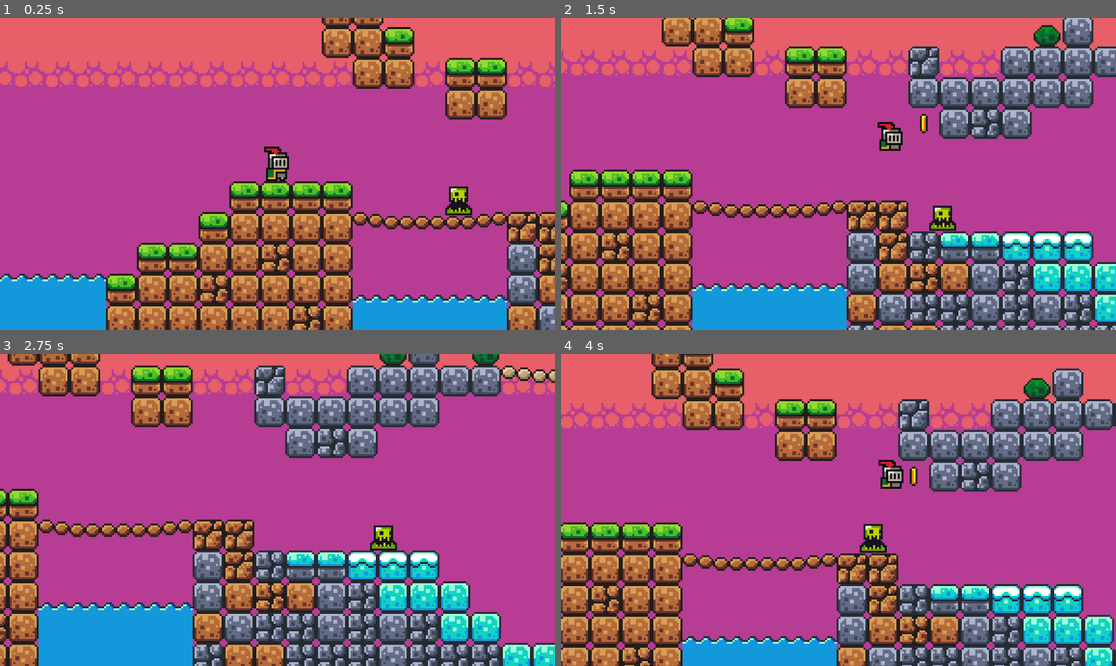
Above: before the commit, frames 1-4 (two rows, left to right).
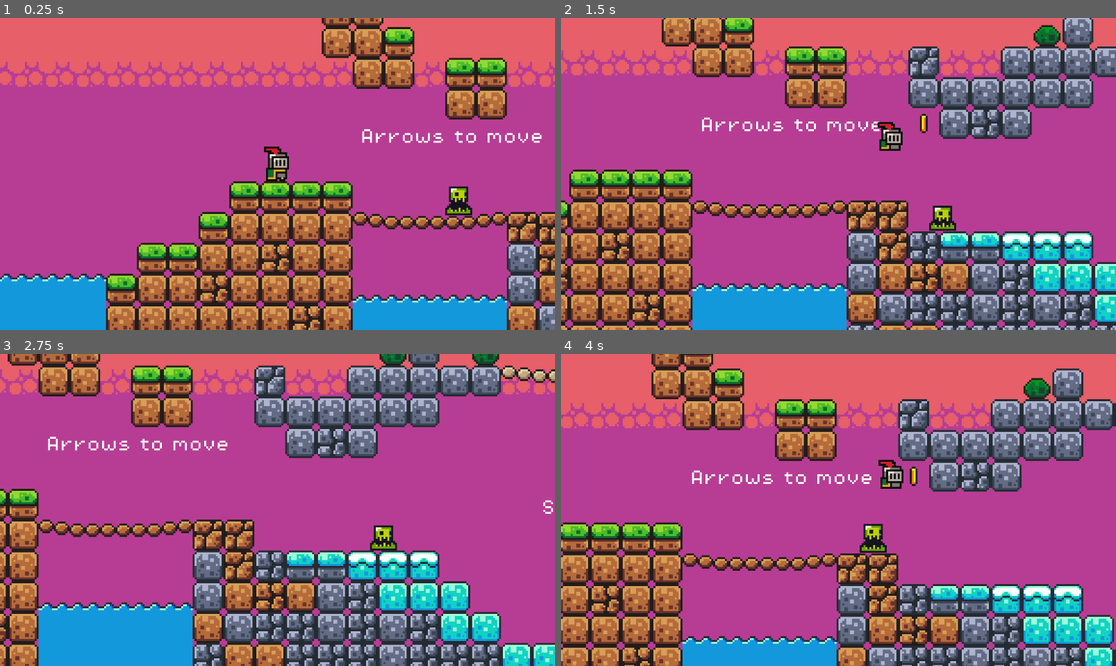
Above: after the commit, the same moments.

Repository: tygamvrelis/FirstGameGodot
Game: Godot game, scene res://scenes/game.tscn
The game is run twice, just before and just after one commit, with the same random seed, the same clock (stepped at 60 frames per second) and the same inputs.
Inputs:
- Up to frame 1 (0.25 s): no input
- Up to frame 2 (1.5 s): hold Right (move_right) from 0.53 s (still down); tap Space (jump) at 0.6, 0.77, 1.07, 1.35 s
- Up to frame 3 (2.75 s): tap Space (jump) at 1.52, 1.82, 2.1 s; release Right (move_right) at 2.03 s; hold Left (move_left) from 2.03 s (still down)
- Up to frame 4 (4 s): release Left (move_left) at 2.78 s; hold Right (move_right) from 2.78 s (still down); tap Space (jump) at 2.85, 3.02, 3.32, 3.6, 3.77 s

The runs differ from the first frame. In frame 1, 0.4% of the frame differs, in the area x 65-98%, y 35-41%; in frame 2, 0.4%; in frame 3, 0.4%, in the area x 8-100%, y 26-52%; in frame 4, 0.4%.

Commit message:
Finishing touches

Diff:
--- /dev/null
+++ b/default_bus_layout.tres
@@ -0,0 +1,15 @@
+[gd_resource type="AudioBusLayout" format=3 uid="uid://c0dtgwsndppcy"]
+
+[resource]
+bus/1/name = &"Music"
+bus/1/solo = false
+bus/1/mute = false
+bus/1/bypass_fx = false
+bus/1/volume_db = -10.0692
+bus/1/send = &"Master"
+bus/2/name = &"SFX"
+bus/2/solo = false
+bus/2/mute = false
+bus/2/bypass_fx = false
+bus/2/volume_db = -4.76812
+bus/2/send = &"Master"
--- a/project.godot
+++ b/project.godot
@@ -14,6 +14,10 @@
 run/main_scene="res://scenes/game.tscn"
 config/features=PackedStringArray("4.2", "Forward Plus")
 config/icon="res://icon.svg"
+
+[autoload]
+
+Music="*res://scenes/music.tscn"
 
 [input]
 
--- a/scenes/coin.tscn
+++ b/scenes/coin.tscn
@@ -1,7 +1,8 @@
-[gd_scene load_steps=17 format=3 uid="uid://te4p4a3qohtt"]
+[gd_scene load_steps=21 format=3 uid="uid://te4p4a3qohtt"]
 
 [ext_resource type="Script" path="res://scripts/coin.gd" id="1_hjqoc"]
 [ext_resource type="Texture2D" uid="uid://ccwk3lxx4bofm" path="res://assets/sprites/coin.png" id="1_xgxps"]
+[ext_resource type="AudioStream" uid="uid://d4lqs8d6wf6pt" path="res://assets/sounds/coin.wav" id="3_c88d0"]
 
 [sub_resource type="AtlasTexture" id="AtlasTexture_hkuc0"]
 atlas = ExtResource("1_xgxps")
@@ -98,6 +99,104 @@
 [sub_resource type="CircleShape2D" id="CircleShape2D_m7pif"]
 radius = 5.0
 
+[sub_resource type="Animation" id="Animation_4roax"]
+resource_name = "pickup"
+tracks/0/type = "value"
+tracks/0/imported = false
+tracks/0/enabled = true
+tracks/0/path = NodePath("AnimatedSprite2D:visible")
+tracks/0/interp = 1
+tracks/0/loop_wrap = true
+tracks/0/keys = {
+"times": PackedFloat32Array(0),
+"transitions": PackedFloat32Array(1),
+"update": 1,
+"values": [false]
+}
+tracks/1/type = "value"
+tracks/1/imported = false
+tracks/1/enabled = true
+tracks/1/path = NodePath("CollisionShape2D:disabled")
+tracks/1/interp = 1
+tracks/1/loop_wrap = true
+tracks/1/keys = {
+"times": PackedFloat32Array(0),
+"transitions": PackedFloat32Array(1),
+"update": 1,
+"values": [true]
+}
+tracks/2/type = "value"
+tracks/2/imported = false
+tracks/2/enabled = true
+tracks/2/path = NodePath("PickupSound:playing")
+tracks/2/interp = 1
+tracks/2/loop_wrap = true
+tracks/2/keys = {
+"times": PackedFloat32Array(0),
+"transitions": PackedFloat32Array(1),
+"update": 1,
+"values": [true]
+}
+tracks/3/type = "method"
+tracks/3/imported = false
+tracks/3/enabled = true
+tracks/3/path = NodePath(".")
+tracks/3/interp = 1
+tracks/3/loop_wrap = true
+tracks/3/keys = {
+"times": PackedFloat32Array(1),
+"transitions": PackedFloat32Array(1),
+"values": [{
+"args": [],
+"method": &"queue_free"
+}]
+}
+
+[sub_resource type="Animation" id="Animation_ud76n"]
+length = 0.001
+tracks/0/type = "value"
+tracks/0/imported = false
+tracks/0/enabled = true
+tracks/0/path = NodePath("AnimatedSprite2D:visible")
+tracks/0/interp = 1
+tracks/0/loop_wrap = true
+tracks/0/keys = {
+"times": PackedFloat32Array(0),
+"transitions": PackedFloat32Array(1),
+"update": 1,
+"values": [true]
+}
+tracks/1/type = "value"
+tracks/1/imported = false
+tracks/1/enabled = true
+tracks/1/path = NodePath("CollisionShape2D:disabled")
+tracks/1/interp = 1
+tracks/1/loop_wrap = true
+tracks/1/keys = {
+"times": PackedFloat32Array(0),
+"transitions": PackedFloat32Array(1),
+"update": 1,
+"values": [false]
+}
+tracks/2/type = "value"
+tracks/2/imported = false
+tracks/2/enabled = true
+tracks/2/path = NodePath("PickupSound:playing")
+tracks/2/interp = 1
+tracks/2/loop_wrap = true
+tracks/2/keys = {
+"times": PackedFloat32Array(0),
+"transitions": PackedFloat32Array(1),
+"update": 1,
+"values": [false]
+}
+
+[sub_resource type="AnimationLibrary" id="AnimationLibrary_npjmo"]
+_data = {
+"RESET": SubResource("Animation_ud76n"),
+"pickup": SubResource("Animation_4roax")
+}
+
 [node name="Coin" type="Area2D"]
 collision_mask = 2
 script = ExtResource("1_hjqoc")
@@ -109,4 +208,13 @@
 [node name="CollisionShape2D" type="CollisionShape2D" parent="."]
 shape = SubResource("CircleShape2D_m7pif")
 
+[node name="PickupSound" type="AudioStreamPlayer2D" parent="."]
+stream = ExtResource("3_c88d0")
+bus = &"SFX"
+
+[node name="AnimationPlayer" type="AnimationPlayer" parent="."]
+libraries = {
+"": SubResource("AnimationLibrary_npjmo")
+}
+
 [connection signal="body_entered" from="." to="." method="_on_body_entered"]
--- a/scenes/game.tscn
+++ b/scenes/game.tscn
@@ -1,11 +1,14 @@
-[gd_scene load_steps=13 format=3 uid="uid://cwa67ndutki4k"]
-
+[gd_scene load_steps=16 format=3 uid="uid://cwa67ndutki4k"]
+
+[ext_resource type="Script" path="res://scripts/game_manager.gd" id="1_0iusq"]
 [ext_resource type="PackedScene" uid="uid://bl0qjupfi3nv6" path="res://scenes/player.tscn" id="1_fwjk4"]
 [ext_resource type="Texture2D" uid="uid://coy260rotbify" path="res://assets/sprites/world_tileset.png" id="2_6mj01"]
 [ext_resource type="PackedScene" uid="uid://blgrdxyi2b8y5" path="res://scenes/platform.tscn" id="2_u6dcp"]
 [ext_resource type="PackedScene" uid="uid://te4p4a3qohtt" path="res://scenes/coin.tscn" id="4_aoog8"]
 [ext_resource type="PackedScene" uid="uid://b2kteoojxmrh0" path="res://scenes/killzone.tscn" id="5_433sw"]
 [ext_resource type="PackedScene" uid="uid://dyct6a6ml8cjs" path="res://scenes/slime.tscn" id="6_b7oqm"]
+[ext_resource type="FontFile" uid="uid://bnbpeqyy3iahr" path="res://assets/fonts/PixelOperator8.ttf" id="7_6m8fj"]
+[ext_resource type="FontFile" uid="uid://halhp3ap5r12" path="res://assets/fonts/PixelOperator8-Bold.ttf" id="9_jmj8o"]
 
 [sub_resource type="TileSetAtlasSource" id="TileSetAtlasSource_oighm"]
 texture = ExtResource("2_6mj01")
@@ -453,6 +456,25 @@
 
 [node name="Game" type="Node2D"]
 
+[node name="GameManager" type="Node" parent="."]
+unique_name_in_owner = true
+script = ExtResource("1_0iusq")
+
+[node name="ScoreLabel" type="Label" parent="GameManager"]
+offset_left = -312.0
+offset_top = -196.0
+offset_right = -248.0
+offset_bottom = -173.0
+theme_override_colors/font_color = Color(1, 1, 1, 1)
+theme_override_colors/font_outline_color = Color(0, 0, 0, 1)
+theme_override_constants/outline_size = 4
+theme_override_fonts/font = ExtResource("9_jmj8o")
+theme_override_font_sizes/font_size = 8
+text = "GOT X COINS"
+horizontal_alignment = 1
+vertical_alignment = 1
+autowrap_mode = 2
+
 [node name="TileMap" type="TileMap" parent="."]
 tile_set = SubResource("TileSet_8ni8t")
 format = 2
@@ -538,3 +560,23 @@
 
 [node name="Slime" parent="Enemies" instance=ExtResource("6_b7oqm")]
 position = Vector2(88, 40)
+
+[node name="Labels" type="Node" parent="."]
+
+[node name="Label" type="Label" parent="Labels"]
+offset_left = 52.0
+offset_top = 5.0
+offset_right = 147.0
+offset_bottom = 22.0
+theme_override_fonts/font = ExtResource("7_6m8fj")
+theme_override_font_sizes/font_size = 8
+text = "Arrows to move"
+
+[node name="Label2" type="Label" parent="Labels"]
+offset_left = 309.0
+offset_top = 38.0
+offset_right = 404.0
+offset_bottom = 55.0
+theme_override_fonts/font = ExtResource("7_6m8fj")
+theme_override_font_sizes/font_size = 8
+text = "Space to jump"
--- /dev/null
+++ b/scenes/music.tscn
@@ -0,0 +1,8 @@
+[gd_scene load_steps=2 format=3 uid="uid://bblel1v4b2in6"]
+
+[ext_resource type="AudioStream" uid="uid://cdib82np4axqp" path="res://assets/music/time_for_adventure.mp3" id="1_cy63o"]
+
+[node name="Music" type="AudioStreamPlayer2D"]
+stream = ExtResource("1_cy63o")
+autoplay = true
+bus = &"Music"
--- a/scripts/coin.gd
+++ b/scripts/coin.gd
@@ -1,4 +1,8 @@
 extends Area2D
 
+@onready var game_manager = %GameManager
+@onready var animation_player = $AnimationPlayer
+
 func _on_body_entered(body):
-	queue_free()
+	game_manager.add_point()
+	animation_player.play("pickup")
--- /dev/null
+++ b/scripts/game_manager.gd
@@ -0,0 +1,9 @@
+extends Node
+
+var score = 0
+@onready var score_label = $ScoreLabel
+
+func add_point():
+	score += 1
+	print("Score: ", score)
+	score_label.text = "GOT " + str(score) + " COINS"
Not shown, changed: assets/music/time_for_adventure.mp3.import
Not shown, added: export_presets.cfg
